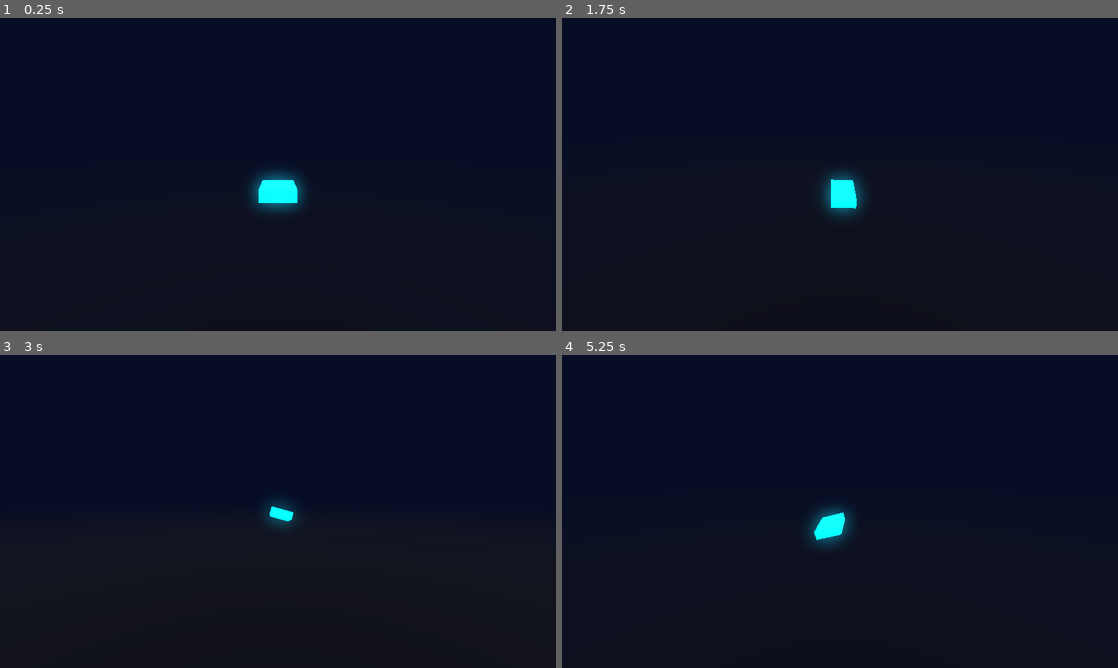
Above: before the commit, frames 1-4 (two rows, left to right).
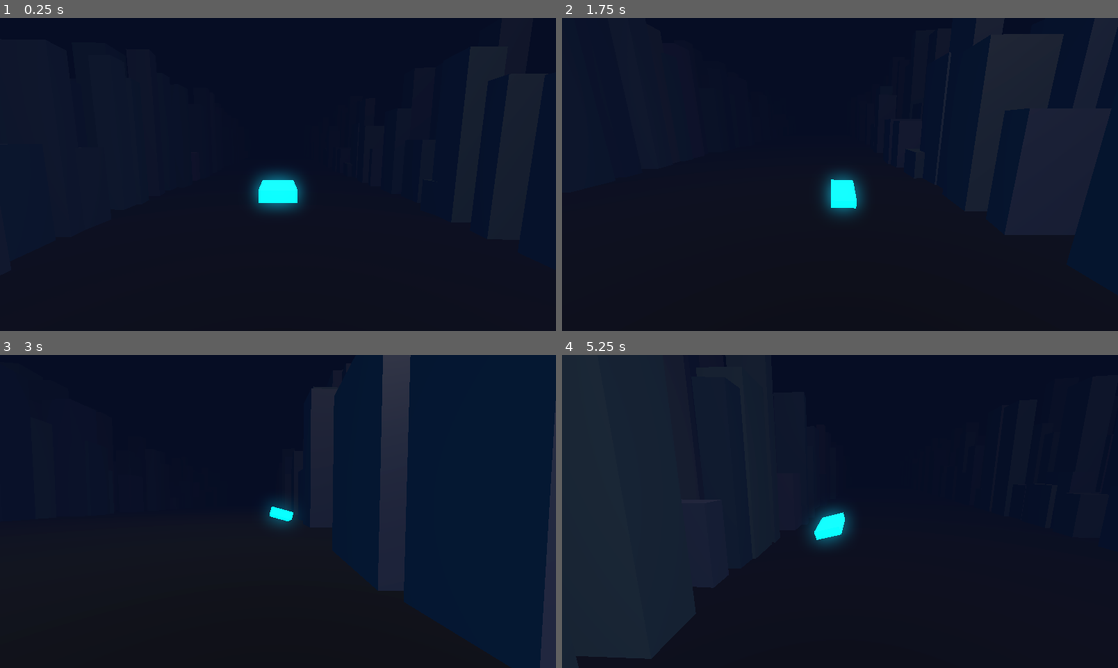
Above: after the commit, the same moments.

Repository: midas44/divepunk
Game: Godot game, scene res://scenes/main/Main.tscn
Two runs of this game, one before a commit and one after it. Both use one fixed random seed, a clock stepped at 60 frames per second and the inputs below.
Inputs:
- Up to frame 1 (0.25 s): no input
- Up to frame 2 (1.75 s): hold D (steer_right) 0.53-1.28 s; hold Shift (boost) 0.53-1.28 s; tap Space at 0.77, 1.52 s; hold S (steer_down) from 1.28 s (still down); tap Shift (boost) at 1.35 s
- Up to frame 3 (3 s): release S (steer_down) at 2.03 s; hold D (steer_right) 2.03-2.78 s; hold Shift (boost) 2.03-2.78 s; hold W (steer_up) from 2.78 s (still down); tap Shift (boost) at 2.85 s
- Up to frame 4 (5.25 s): tap Space at 3.02, 3.77, 4.52 s; release W (steer_up) at 3.53 s; hold Shift (boost) 3.53-4.28 s; hold A (steer_left) 3.53-5.03 s; tap R (restart) at 4.15 s; tap Shift (boost) at 4.35 s; hold S (steer_down) from 5.03 s (still down); hold Shift (boost) from 5.03 s (still down)

The runs differ from the first frame. In frame 2, 0.2% of the frame differs, in the area x 76-83%, y 5-12%; in frame 3, 5.3%, in the area x 55-100%, y 0-100%; in frame 4, 4.0%.

Commit message:
M2: streaming procedural corridor (chunks + MultiMesh + object pool)
- CityChunk: buildings line both corridor walls via a single
  MultiMeshInstance3D (one draw call/chunk), with per-instance colour.
  generate(index, seed, difficulty) is deterministic and pure.
- ChunkManager: fixed window streamed as a ring-buffer object pool —
  spawn-ahead / recycle-behind, no per-frame instantiate/free. Initial
  fill is synchronous (load-time); in-flight rebuilds are amortised to
  builds_per_frame (default 1) so generation never hitches.
- Seed + per-chunk difficulty ramp; seed 0 = random (printed), >0 = fixed.
- game.gd spawns the ChunkManager and feeds it seed/debug from Config.
- All tunables exposed as @export.

Verified headless: deterministic build, recycle confirmed over 13+ chunks
at fixed 60fps, pool stays at 8 (flat memory), exit 0.

Co-Authored-By: Claude Opus 4.8 (1M context) <noreply@anthropic.com>

Diff:
--- /dev/null
+++ b/scenes/world/ChunkManager.tscn
@@ -0,0 +1,6 @@
+[gd_scene load_steps=2 format=3 uid="uid://b8divepunkmgr0001"]
+
+[ext_resource type="Script" path="res://scripts/chunk_manager.gd" id="1_mgr"]
+
+[node name="ChunkManager" type="Node3D"]
+script = ExtResource("1_mgr")
--- /dev/null
+++ b/scenes/world/CityChunk.tscn
@@ -0,0 +1,6 @@
+[gd_scene load_steps=2 format=3 uid="uid://b8divepunkchunk01"]
+
+[ext_resource type="Script" path="res://scripts/city_chunk.gd" id="1_chunk"]
+
+[node name="CityChunk" type="Node3D"]
+script = ExtResource("1_chunk")
--- /dev/null
+++ b/scripts/chunk_manager.gd
@@ -0,0 +1,121 @@
+class_name ChunkManager
+extends Node3D
+## Streams the city around the player — DIVEPUNK, milestone M2.
+##
+## Keeps a fixed window of chunks active: spawn ahead of the ship, recycle behind it.
+## Uses an OBJECT POOL — chunks are instantiated once at startup and reused forever, so
+## memory stays flat no matter how far you fly (no per-frame instantiate/free).
+##
+## The pool is a ring: the chunk holding index i lives in slot (i mod pool_size). When
+## the player advances past a chunk, that same slot is repositioned far ahead and
+## regenerated for its new index. Rebuilds are amortised (builds_per_frame) so generation
+## never spikes the frame — at flight speed at most one new chunk is needed every few
+## seconds, far under the budget.
+
+const CityChunkScene := preload("res://scenes/world/CityChunk.tscn")
+
+@export_group("Streaming")
+@export var chunk_length: float = 200.0      ## metres per chunk (pushed down to each CityChunk)
+@export var chunks_ahead: int = 6            ## how many chunks to keep generated ahead of the ship
+@export var chunks_behind: int = 1           ## how many to keep behind (so the player isn't on the edge)
+@export var builds_per_frame: int = 1        ## amortisation cap: max chunk (re)builds per frame
+
+@export_group("Generation")
+@export var world_seed: int = 0              ## 0 = random each run; >0 = fixed, reproducible city
+@export var base_difficulty: float = 0.15
+@export var difficulty_ramp: float = 0.012   ## difficulty added per chunk index
+@export_range(0.0, 1.0) var max_difficulty: float = 1.0
+
+@export_group("Debug")
+@export var log_streaming: bool = false      ## print spawn/recycle events to the console
+
+var _target: Node3D
+var _pool: Array[CityChunk] = []
+var _pool_size: int = 0
+var _first_index: int = 0                    ## smallest chunk index currently active
+var _seed: int = 0
+var _build_queue: Array[int] = []
+var _initialized: bool = false
+
+
+func _ready() -> void:
+	_seed = world_seed if world_seed > 0 else _random_seed()
+	_pool_size = chunks_ahead + chunks_behind + 1
+	_create_pool()
+	print("[DIVEPUNK] world seed = %d  (pool: %d chunks of %.0fm)" % [_seed, _pool_size, chunk_length])
+
+
+func set_target(t: Node3D) -> void:
+	_target = t
+	_initial_fill()
+
+
+func _process(_delta: float) -> void:
+	if not _initialized or _target == null:
+		return
+	# Advance the ring as the player moves forward (-Z): retire chunks that fell behind,
+	# queue their slots for regeneration far ahead.
+	var desired_first: int = _current_index() - chunks_behind
+	while _first_index < desired_first:
+		_queue_build(_first_index + _pool_size)
+		_first_index += 1
+	_drain_queue()
+
+
+func _create_pool() -> void:
+	for i: int in _pool_size:
+		var c := CityChunkScene.instantiate() as CityChunk
+		c.chunk_length = chunk_length
+		add_child(c)
+		_pool.append(c)
+
+
+## Builds the whole active window once, synchronously. This is a load-time cost (before
+## the player is moving), not an in-flight hitch — the world must exist on frame one.
+func _initial_fill() -> void:
+	if _target == null:
+		return
+	_first_index = _current_index() - chunks_behind
+	for n: int in _pool_size:
+		_build_chunk_now(_first_index + n)
+	_initialized = true
+
+
+func _drain_queue() -> void:
+	var built: int = 0
+	while built < builds_per_frame and not _build_queue.is_empty():
+		_build_chunk_now(_build_queue.pop_front())
+		built += 1
+
+
+func _queue_build(idx: int) -> void:
+	if not _build_queue.has(idx):
+		_build_queue.append(idx)
+
+
+func _build_chunk_now(idx: int) -> void:
+	var slot: int = _slot_for(idx)
+	var c := _pool[slot]
+	c.position = Vector3(0.0, 0.0, -float(idx) * chunk_length)
+	c.generate(idx, _seed, _difficulty_for(idx))
+	if log_streaming:
+		print("[DIVEPUNK]   built chunk %d (slot %d) @ z=%.0f" % [idx, slot, c.position.z])
+
+
+## Chunk index the ship is currently inside (it travels toward -Z, so distance = -z).
+func _current_index() -> int:
+	return int(floor(-_target.global_position.z / chunk_length))
+
+
+func _slot_for(idx: int) -> int:
+	return ((idx % _pool_size) + _pool_size) % _pool_size   # handles negative indices
+
+
+func _difficulty_for(idx: int) -> float:
+	return clampf(base_difficulty + float(maxi(idx, 0)) * difficulty_ramp, 0.0, max_difficulty)
+
+
+func _random_seed() -> int:
+	var r := RandomNumberGenerator.new()
+	r.randomize()
+	return int(r.randi()) + 1   # +1 so it's never 0 (0 means "random" in config)
--- /dev/null
+++ b/scripts/city_chunk.gd
@@ -0,0 +1,119 @@
+class_name CityChunk
+extends Node3D
+## One fixed-length segment of the city — DIVEPUNK, milestone M2.
+##
+## Buildings line both walls of the corridor (centre stays clear to fly through),
+## rendered as a single MultiMeshInstance3D so a whole chunk costs ONE draw call.
+## generate(index, seed, difficulty) is deterministic and pure (it only touches this
+## chunk's MultiMesh), so it could move to a worker thread later if a profiler asks —
+## for now ChunkManager amortises builds to one per frame, which is plenty.
+##
+## No collision here on purpose: M2 is "an endless city to fly through". Obstacles +
+## Jolt collision (crash) arrive in M3.
+
+@export_group("Chunk")
+@export var chunk_length: float = 200.0          ## metres along -Z (ChunkManager keeps this in sync)
+
+@export_group("Corridor")
+@export var corridor_half_width: float = 70.0    ## clear flyable half-width (ship bound_x is 60)
+
+@export_group("Buildings")
+@export var columns_per_side: int = 3            ## building rows stacked outward from the corridor
+@export var rows_per_chunk: int = 12             ## building slots along the chunk's length, per column
+@export var column_spacing: float = 26.0         ## X gap between building columns
+@export var min_footprint: float = 8.0
+@export var max_footprint: float = 20.0
+@export var min_height: float = 18.0
+@export var max_height: float = 130.0
+@export_range(0.0, 1.0) var fill_chance: float = 0.86   ## per-slot chance of a building (gaps add variety)
+@export_range(0.0, 1.0) var cell_depth_jitter: float = 0.35
+
+## Shared across every chunk so we allocate one mesh + material, not one per chunk.
+static var _building_mesh: BoxMesh
+
+var index: int = 0
+var _mm: MultiMesh
+var _mmi: MultiMeshInstance3D
+
+
+func _ready() -> void:
+	_ensure_multimesh()
+
+
+## Deterministically (re)builds this chunk's buildings for a given chunk index.
+func generate(p_index: int, base_seed: int, difficulty: float) -> void:
+	index = p_index
+	if _mm == null:
+		_ensure_multimesh()
+
+	var rng := RandomNumberGenerator.new()
+	rng.seed = _mix_seed(base_seed, p_index)
+	var diff: float = clampf(difficulty, 0.0, 1.0)
+	var row_spacing: float = chunk_length / float(maxi(rows_per_chunk, 1))
+
+	var transforms: Array[Transform3D] = []
+	var colors := PackedColorArray()
+
+	for side: float in [-1.0, 1.0]:
+		for col: int in columns_per_side:
+			var col_x: float = side * (corridor_half_width + column_spacing * (float(col) + 0.5))
+			for row: int in rows_per_chunk:
+				if rng.randf() > fill_chance:
+					continue   # leave a gap
+				var fx: float = rng.randf_range(min_footprint, max_footprint)
+				var fz: float = rng.randf_range(min_footprint, max_footprint)
+				var height: float = rng.randf_range(min_height, max_height)
+				height *= 0.65 + 0.35 * diff        # taller as difficulty ramps
+				height *= 1.0 + 0.12 * float(col)    # outer columns a touch taller
+				var x: float = col_x + rng.randf_range(-3.0, 3.0)
+				var z: float = -(float(row) + 0.5) * row_spacing \
+					+ rng.randf_range(-row_spacing, row_spacing) * cell_depth_jitter
+				var yaw: float = rng.randf_range(-0.12, 0.12)
+				var basis := Basis(Vector3.UP, yaw).scaled(Vector3(fx, height, fz))
+				transforms.append(Transform3D(basis, Vector3(x, height * 0.5, z)))
+				colors.append(Color.from_hsv(rng.randf(), 0.22, rng.randf_range(0.12, 0.30)))
+
+	_mm.instance_count = transforms.size()
+	for i: int in transforms.size():
+		_mm.set_instance_transform(i, transforms[i])
+		_mm.set_instance_color(i, colors[i])
+
+
+func _ensure_multimesh() -> void:
+	_mmi = get_node_or_null(^"Buildings") as MultiMeshInstance3D
+	if _mmi == null:
+		_mmi = MultiMeshInstance3D.new()
+		_mmi.name = "Buildings"
+		add_child(_mmi)
+	_mm = MultiMesh.new()
+	_mm.transform_format = MultiMesh.TRANSFORM_3D
+	_mm.use_colors = true                   # must be set before instance_count
+	_mm.mesh = _get_building_mesh()
+	_mmi.multimesh = _mm
+
+
+## A deterministic, order-independent mix of (seed, chunk index) → RNG seed.
+func _mix_seed(base_seed: int, idx: int) -> int:
+	var h: int = base_seed * 73856093
+	h ^= idx * 19349663
+	h ^= (idx >> 3) * 83492791
+	return h
+
+
+## One shared unit-cube mesh + material for all chunks. Per-instance colour comes through
+## as vertex colour (hence vertex_color_use_as_albedo). A faint emission lifts the boxes out
+## of the dark void; M4's aesthetic pass replaces this with real neon materials.
+static func _get_building_mesh() -> BoxMesh:
+	if _building_mesh == null:
+		var mesh := BoxMesh.new()
+		mesh.size = Vector3.ONE
+		var mat := StandardMaterial3D.new()
+		mat.vertex_color_use_as_albedo = true
+		mat.metallic = 0.0
+		mat.roughness = 0.65
+		mat.emission_enabled = true
+		mat.emission = Color(0.10, 0.20, 0.35)
+		mat.emission_energy_multiplier = 0.6
+		mesh.material = mat
+		_building_mesh = mesh
+	return _building_mesh
--- a/scripts/game.gd
+++ b/scripts/game.gd
@@ -1,24 +1,28 @@
 extends Node3D
-## Root bootstrap — DIVEPUNK, milestones M0–M1.
+## Root bootstrap — DIVEPUNK, milestones M0–M2.
 ##
 ## Attach to the root Node3D of Main.tscn and press Play. It self-assembles a runnable
-## scene (ship + chase camera + minimal night environment), registers the input actions
-## in code (so the project runs with zero manual setup), and handles restart.
+## scene (ship + chase camera + minimal night environment + streaming city), registers
+## the input actions in code (so the project runs with zero manual setup), and handles
+## restart.
 ##
-## As you build real, hand-authored scenes from M2 onward you can delete the auto-spawn
-## helpers below and place a Ship / CameraRig directly in the scene tree instead.
+## As you build real, hand-authored scenes you can delete the auto-spawn helpers below
+## and place the nodes directly in the scene tree instead.
 
 const ShipScript := preload("res://scripts/ship.gd")
 const CameraRigScript := preload("res://scripts/camera_rig.gd")
+const ChunkManagerScene := preload("res://scenes/world/ChunkManager.tscn")
 
 var _ship: CharacterBody3D
 var _rig: Node3D
+var _mgr: ChunkManager
 
 
 func _ready() -> void:
 	_register_input()
 	_ensure_environment()
 	_spawn_ship_and_camera()
+	_spawn_world()
 
 
 func _unhandled_input(event: InputEvent) -> void:
@@ -53,6 +57,27 @@
 	get_tree().reload_current_scene()
 
 
+## Spawns the M2 streaming city around the ship. World seed + debug flags come from the
+## Config autoload (edit config/settings.cfg to change them).
+func _spawn_world() -> void:
+	if get_node_or_null(^"ChunkManager") != null:
+		return
+	_mgr = ChunkManagerScene.instantiate() as ChunkManager
+	_mgr.name = "ChunkManager"
+	_mgr.world_seed = int(_cfg_value("game", "seed", 0))
+	_mgr.log_streaming = bool(_cfg_value("debug", "log_streaming", false))
+	add_child(_mgr)
+	_mgr.set_target(_ship)
+
+
+## Safe read from the Config autoload (falls back to the default if it isn't present).
+func _cfg_value(section: String, key: String, default: Variant) -> Variant:
+	var cfg := get_node_or_null(^"/root/Config")
+	if cfg != null and cfg.has_method(&"get_value"):
+		return cfg.get_value(section, key, default)
+	return default
+
+
 func _ensure_environment() -> void:
 	if get_node_or_null(^"Sun") == null:
 		var sun := DirectionalLight3D.new()
@@ -78,7 +103,7 @@
 		add_child(we)
 
 	if get_node_or_null(^"RefGround") == null:
-		# A long dark ground plane so motion reads clearly in the empty M1 "void".
+		# A long dark ground plane so motion reads clearly against the city.
 		var ground := MeshInstance3D.new()
 		ground.name = "RefGround"
 		var plane := PlaneMesh.new()
Not shown, added: scripts/chunk_manager.gd.uid
Not shown, added: scripts/city_chunk.gd.uid
